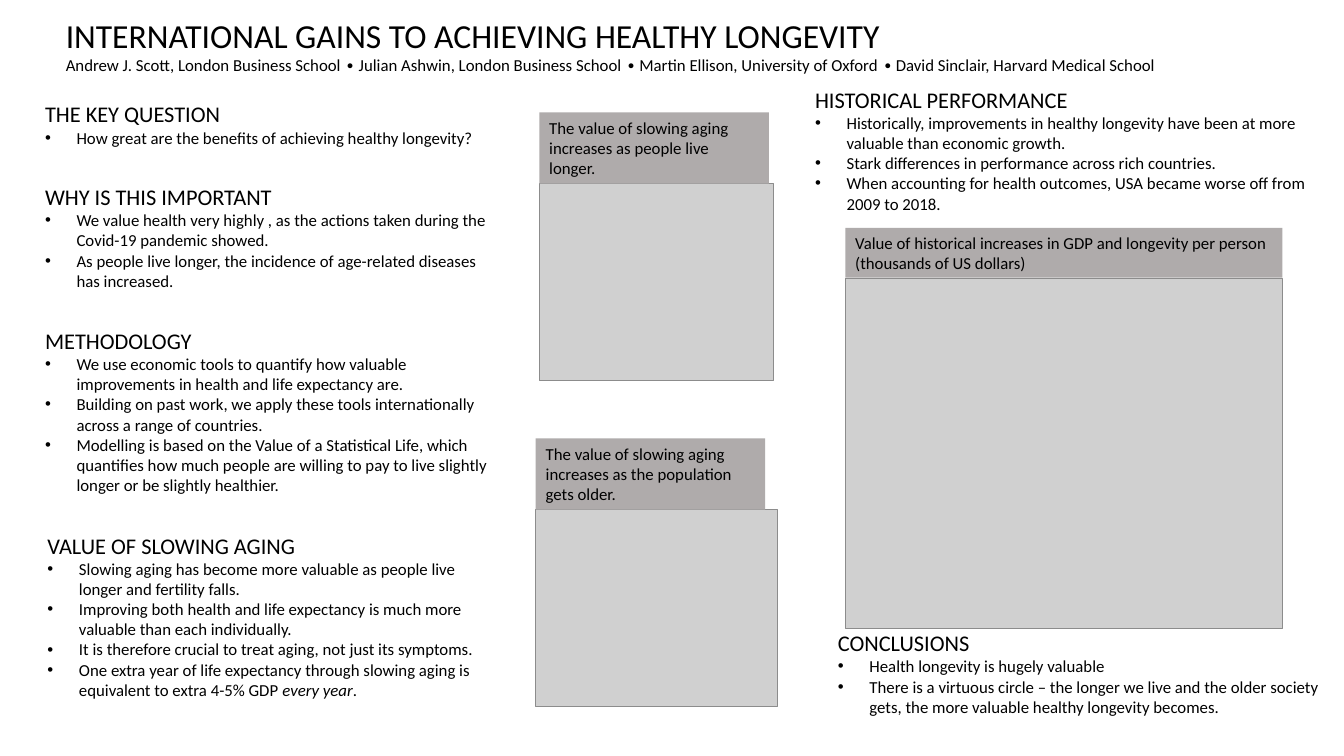
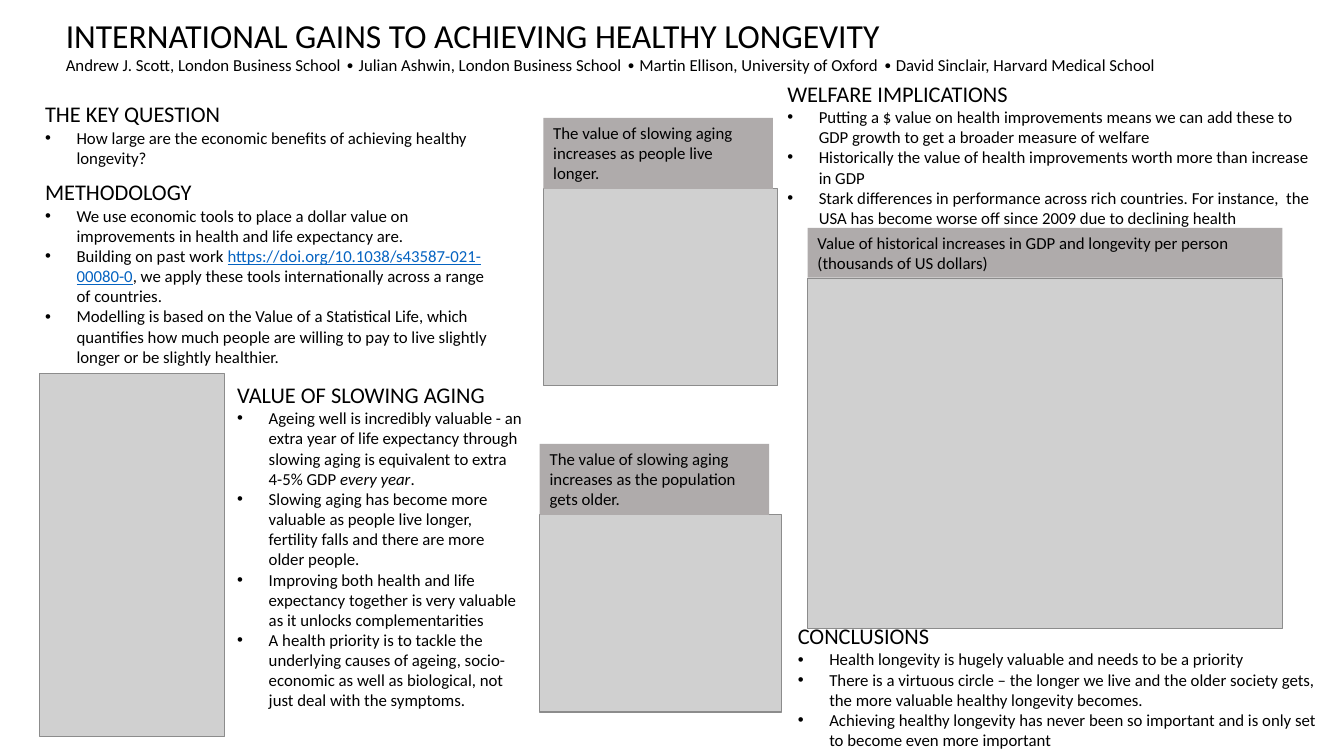
Before and after one commit to EIT-Economics/international-gains-to-healthy-longevity, a slide deck: slide 1 of infographic.pptx. Drawn at 1344x756 pixels with LibreOffice and Linux fonts; fonts in the diff are those of the drawing; grey boxes stand for pictures. Boxes give left, top, right and bottom in pixels: in the first picture for what was removed or moved away, otherwise in the second. Text is boxed around its words. In the diff, an @@ line names an element or a change of style, - is before the commit and + after.

```diff
--- a/infographic.pptx
+++ b/infographic.pptx
@@ text at (787, 87, 1309, 227): text changed @@
-HISTORICAL PERFORMANCE
-• Historically, improvements in healthy longevity have been at more valuable than economic growth.
-• Stark differences in performance across rich countries.
-• When accounting for health outcomes, USA became worse off from 2009 to 2018.
+WELFARE IMPLICATIONS
+• Putting a $ value on health improvements means we can add these to GDP growth to get a broader measure of welfare
+• Historically the value of health improvements worth more than increase in GDP
+• Stark differences in performance across rich countries. For instance, the USA has become worse off since 2009 due to declining health
@@ 2 pictures, 2 rectangles: place and size @@
-2 pictures, 2 rectangles at (536, 113, 778, 708)
+2 pictures, 2 rectangles at (539, 118, 781, 713)
@@ text at (77, 132, 467, 167): text changed @@
-• How great are the benefits of achieving healthy longevity?
+• How large are the economic benefits of achieving healthy longevity?
@@ text "METHODOLOGY": place and size @@
-text "METHODOLOGY" at (45, 334, 487, 494)
+text "METHODOLOGY" at (45, 185, 487, 366)
@@ text removed at (45, 190, 486, 287) @@
-WHY IS THIS IMPORTANT
-• We value health very highly , as the actions taken during the Covid-19 pandemic showed.
-• As people live longer, the incidence of age-related diseases has increased.
@@ text at (77, 210, 484, 302): text changed @@
-• We use economic tools to quantify how valuable improvements in health and life expectancy are.
-• Building on past work, we apply these tools internationally across a range of countries.
+• We use economic tools to place a dollar value on improvements in health and life expectancy are.
+• Building on past work https://doi.org/10.1038/s43587-021-00080-0, we apply these tools internationally across a range of countries.
@@ rectangle "Value of historical increases in ...": place and size @@
-rectangle "Value of historical increases in ..." at (846, 228, 1284, 277)
+rectangle "Value of historical increases in ..." at (808, 228, 1282, 277)
@@ picture: place and size @@
-picture at (846, 279, 1284, 629)
+picture at (808, 279, 1282, 629)
@@ picture added at (40, 374, 225, 737) @@
@@ text "VALUE OF SLOWING AGING": place and size @@
-text "VALUE OF SLOWING AGING" at (47, 539, 473, 699)
+text "VALUE OF SLOWING AGING" at (237, 388, 522, 709)
@@ text at (269, 412, 522, 709): text changed @@
-• Slowing aging has become more valuable as people live longer and fertility falls.
-• Improving both health and life expectancy is much more valuable than each individually.
-• It is therefore crucial to treat aging, not just its symptoms.
-• One extra year of life expectancy through slowing aging is equivalent to extra 4-5% GDP every year.
+• Ageing well is incredibly valuable - an extra year of life expectancy through slowing aging is equivalent to extra 4-5% GDP every year.
+• Slowing aging has become more valuable as people live longer, fertility falls and there are more older people.
+• Improving both health and life expectancy together is very valuable as it unlocks complementarities
+• A health priority is to tackle the underlying causes of ageing, socio-economic as well as biological, not just deal with the symptoms.
@@ text "CONCLUSIONS": place and size @@
-text "CONCLUSIONS" at (838, 636, 1318, 716)
+text "CONCLUSIONS" at (798, 625, 1315, 749)
@@ text at (829, 653, 1243, 668): text changed @@
-• Health longevity is hugely valuable
+• Health longevity is hugely valuable and needs to be a priority
@@ text at (829, 714, 1315, 749): paragraph added @@
+• Achieving healthy longevity has never been so important and is only set to become even more important
```
Also in this commit, not shown: 4 other files.
